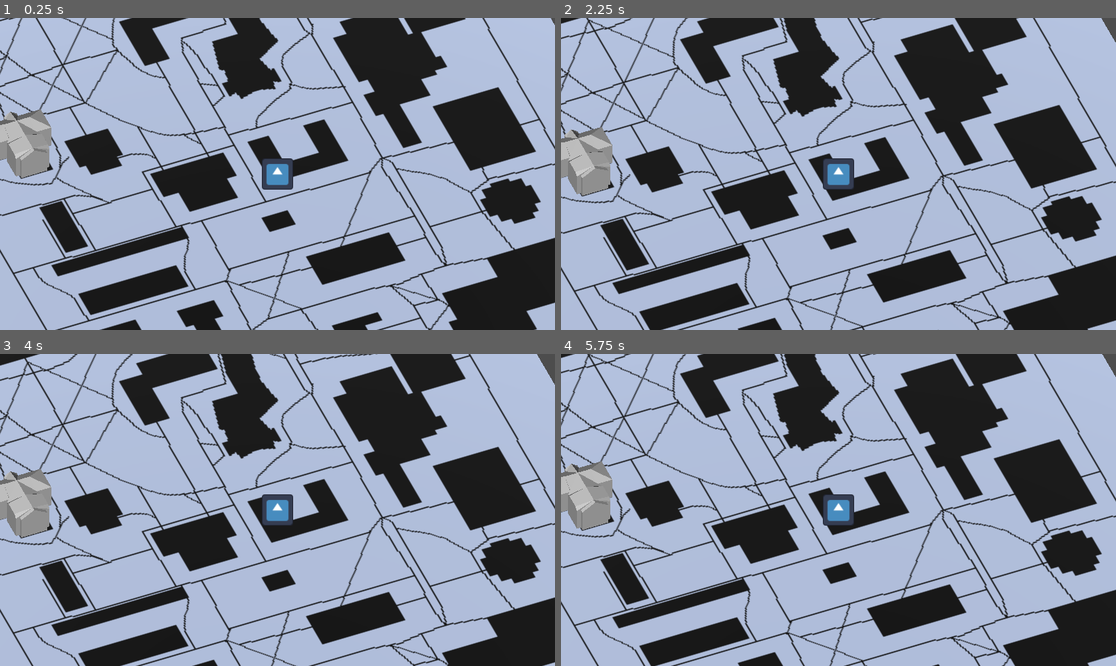
Above: before the commit, frames 1-4 (two rows, left to right).
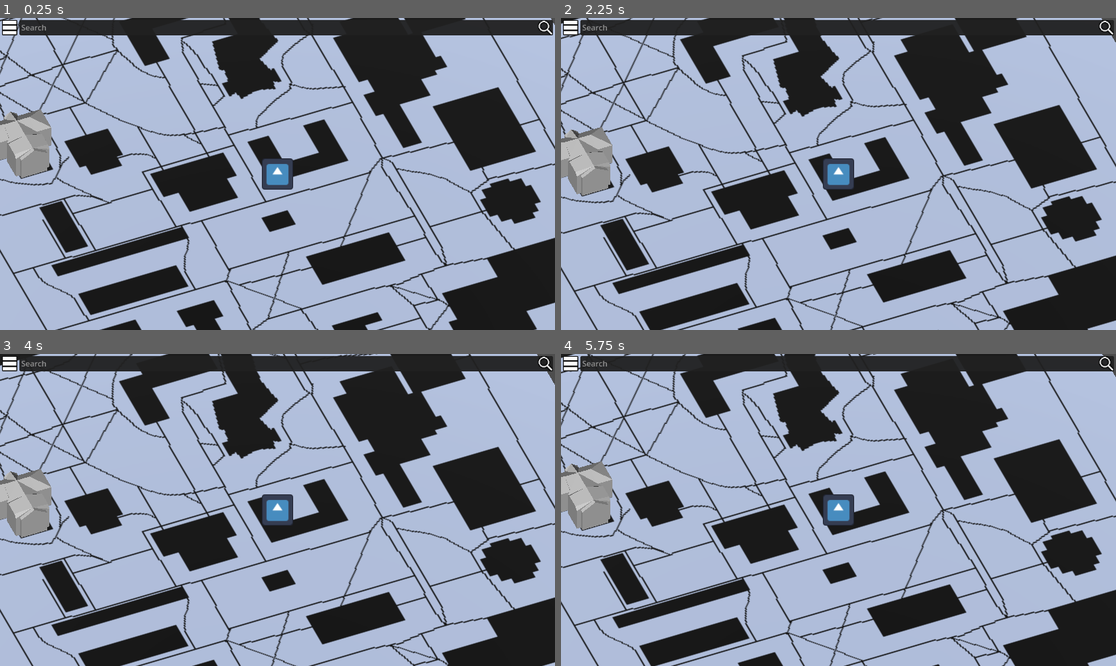
Above: after the commit, the same moments.

Repository: Sntx626/GeoBlazers
Game: Godot game, scene res://src/main_scene.tscn
Two runs of this game, one before a commit and one after it. Both use one fixed random seed, a clock stepped at 60 frames per second and the inputs below. The engine's default icon, where the game draws it, is replaced by a stand-in: a white triangle on a blue panel in a dark square.
Inputs (mouse positions are in pixels of both pictures, inside the frame that each line leads up to):
- Up to frame 1 (0.25 s): no input
- Up to frame 2 (2.25 s): click (572, 27) at 0.52 s; click (899, 320) at 1.25 s, where only the run after the commit has a clickable "Goto Building"; tap Enter at 2 s
- Up to frame 3 (4 s): tap Space at 3.5 s
- Up to frame 4 (5.75 s): tap Enter at 5 s

The runs differ from the first frame. In frame 1, 3.4% of the frame differs, in the area x 0-100%, y 0-6%; in frame 2, 3.3%; in frame 3, 3.3%; in frame 4, 3.2%.

Commit message:
feat: implemented minimal ui+functionality get info on buildings

Diff:
--- /dev/null
+++ b/src/main-theme.tres
@@ -0,0 +1,24 @@
+[gd_resource type="Theme" load_steps=2 format=3 uid="uid://day5axyn1f4yd"]
+
+[ext_resource type="StyleBox" uid="uid://bc36poranoh25" path="res://src/style_box.tres" id="1_rs7h7"]
+
+[resource]
+BoxContainer/constants/separation = 4
+Button/styles/disabled = ExtResource("1_rs7h7")
+Button/styles/focus = ExtResource("1_rs7h7")
+Button/styles/hover = ExtResource("1_rs7h7")
+Button/styles/normal = ExtResource("1_rs7h7")
+Button/styles/pressed = ExtResource("1_rs7h7")
+ItemList/styles/panel = ExtResource("1_rs7h7")
+LineEdit/styles/focus = ExtResource("1_rs7h7")
+LineEdit/styles/normal = ExtResource("1_rs7h7")
+LineEdit/styles/read_only = ExtResource("1_rs7h7")
+MarginContainer/constants/margin_bottom = 4
+MarginContainer/constants/margin_left = 4
+MarginContainer/constants/margin_right = 4
+MarginContainer/constants/margin_top = 4
+Panel/styles/panel = ExtResource("1_rs7h7")
+SplitContainer/constants/separation = 4
+TextEdit/styles/focus = ExtResource("1_rs7h7")
+TextEdit/styles/normal = ExtResource("1_rs7h7")
+TextEdit/styles/read_only = ExtResource("1_rs7h7")
--- a/src/main_scene.tscn
+++ b/src/main_scene.tscn
@@ -1,10 +1,13 @@
-[gd_scene load_steps=4 format=3 uid="uid://dionaam27v0vs"]
+[gd_scene load_steps=5 format=3 uid="uid://dionaam27v0vs"]
 
 [ext_resource type="PackedScene" uid="uid://jq8ltljr8q36" path="res://src/floor.tscn" id="1_ap5x5"]
+[ext_resource type="PackedScene" uid="uid://bfiwsch5it64j" path="res://src/ui.tscn" id="1_wbppl"]
 [ext_resource type="PackedScene" uid="uid://dgdrfnfjognx2" path="res://src/character.tscn" id="2_ed0ef"]
 [ext_resource type="PackedScene" uid="uid://dnklkxibjwi2r" path="res://rsc/buildings/carnegie-hall/carnegie_hall_wip.tscn" id="3_086eh"]
 
 [node name="main" type="Node3D"]
+
+[node name="ui" parent="." instance=ExtResource("1_wbppl")]
 
 [node name="character" parent="." instance=ExtResource("2_ed0ef")]
 
--- /dev/null
+++ b/src/style_box.tres
@@ -0,0 +1,8 @@
+[gd_resource type="StyleBoxFlat" format=3 uid="uid://bc36poranoh25"]
+
+[resource]
+bg_color = Color(0.12549, 0.12549, 0.12549, 0.94902)
+corner_radius_top_left = 4
+corner_radius_top_right = 4
+corner_radius_bottom_right = 4
+corner_radius_bottom_left = 4
--- /dev/null
+++ b/src/ui.tscn
@@ -0,0 +1,178 @@
+[gd_scene load_steps=5 format=3 uid="uid://bfiwsch5it64j"]
+
+[ext_resource type="Texture2D" uid="uid://bja07ong1d1cx" path="res://rsc/icons/burger-menu-button/burger.png" id="1_xyv6u"]
+[ext_resource type="Texture2D" uid="uid://djadio40kkla0" path="res://rsc/icons/search-magnif/search-magnif.png" id="2_r02qv"]
+[ext_resource type="Theme" uid="uid://day5axyn1f4yd" path="res://src/main-theme.tres" id="3_xwq30"]
+
+[sub_resource type="GDScript" id="GDScript_4shl6"]
+script/source = "extends MarginContainer
+
+var buildings_json = {
+	\"Dennis House\": \"Lorem\",
+	\"KCIC\": \"Learn'n stuff\",
+	\"BAC\": \"This is the Lib\"
+}
+
+class Building:
+	var name:String
+	var desc:String
+
+	func _init(pname:String, pdesc:String):
+		name = pname
+		desc = pdesc
+
+var buildings = []
+var selected_building = 0
+
+# Called when the node enters the scene tree for the first time.
+func _ready():
+	# build building list from json
+	for building in buildings_json.keys():
+		buildings.append(Building.new(building, buildings_json[building]))
+
+	# add buildings to poi-list in the menu
+	for building in buildings:
+		$\"main-ui/info-view/poi-list-panel/MarginContainer/poi-list\".add_item(building.name)
+
+	# select first building
+	update_building_selection(0)
+
+func update_building_selection(index: int):
+	selected_building = index
+	$\"main-ui/info-view/poi-info-panel/MarginContainer/VBoxContainer/poi-label\".clear()
+	$\"main-ui/info-view/poi-info-panel/MarginContainer/VBoxContainer/poi-label\".add_text(buildings[index].desc)
+
+func find_building(name: String) -> int:
+	for i in range(len(buildings)):
+		if buildings[i].name.contains(name):
+			return i
+	return -1
+
+func goto_building():
+	print(selected_building)
+
+	# reset ui state
+	$\"main-ui/top-bar/search-bar\".clear()
+	$\"main-ui/info-view\".visible = false
+
+func _on_menubutton_pressed():
+	var info_view = $\"main-ui/info-view\"
+	info_view.visible = !info_view.visible
+
+func _on_poilist_item_selected(index):
+	update_building_selection(index)
+
+func _on_searchbar_text_changed(new_text):
+	var building_id = find_building(new_text)
+	if building_id != -1:
+		update_building_selection(building_id)
+
+func _on_searchbar_text_submitted(new_text):
+	var building_id = find_building(new_text)
+	if building_id != -1:
+		selected_building = building_id
+		goto_building()
+
+func _on_gotopoibutton_pressed():
+	goto_building()
+"
+
+[node name="ui" type="MarginContainer"]
+anchors_preset = 15
+anchor_right = 1.0
+anchor_bottom = 1.0
+grow_horizontal = 2
+grow_vertical = 2
+theme = ExtResource("3_xwq30")
+script = SubResource("GDScript_4shl6")
+
+[node name="main-ui" type="VBoxContainer" parent="."]
+layout_mode = 2
+theme = ExtResource("3_xwq30")
+
+[node name="top-bar" type="HBoxContainer" parent="main-ui"]
+layout_mode = 2
+size_flags_vertical = 0
+theme = ExtResource("3_xwq30")
+
+[node name="menu-button" type="Button" parent="main-ui/top-bar"]
+layout_mode = 2
+theme = ExtResource("3_xwq30")
+icon = ExtResource("1_xyv6u")
+
+[node name="search-bar" type="LineEdit" parent="main-ui/top-bar"]
+layout_mode = 2
+size_flags_horizontal = 3
+theme = ExtResource("3_xwq30")
+placeholder_text = " Search"
+right_icon = ExtResource("2_r02qv")
+
+[node name="info-view" type="HSplitContainer" parent="main-ui"]
+visible = false
+layout_mode = 2
+size_flags_vertical = 3
+theme = ExtResource("3_xwq30")
+split_offset = 256
+
+[node name="poi-list-panel" type="Panel" parent="main-ui/info-view"]
+layout_mode = 2
+
+[node name="MarginContainer" type="MarginContainer" parent="main-ui/info-view/poi-list-panel"]
+layout_mode = 1
+anchors_preset = 15
+anchor_right = 1.0
+anchor_bottom = 1.0
+grow_horizontal = 2
+grow_vertical = 2
+
+[node name="poi-list" type="ItemList" parent="main-ui/info-view/poi-list-panel/MarginContainer"]
+layout_mode = 2
+theme = ExtResource("3_xwq30")
+
+[node name="poi-info-panel" type="Panel" parent="main-ui/info-view"]
+layout_mode = 2
+size_flags_horizontal = 3
+theme = ExtResource("3_xwq30")
+
+[node name="MarginContainer" type="MarginContainer" parent="main-ui/info-view/poi-info-panel"]
+layout_mode = 1
+anchors_preset = 15
+anchor_right = 1.0
+anchor_bottom = 1.0
+grow_horizontal = 2
+grow_vertical = 2
+theme = ExtResource("3_xwq30")
+
+[node name="VBoxContainer" type="VBoxContainer" parent="main-ui/info-view/poi-info-panel/MarginContainer"]
+layout_mode = 2
+theme = ExtResource("3_xwq30")
+
+[node name="poi-label" type="RichTextLabel" parent="main-ui/info-view/poi-info-panel/MarginContainer/VBoxContainer"]
+layout_mode = 2
+size_flags_vertical = 3
+theme = ExtResource("3_xwq30")
+text = "Lorem Ipsum
+\"Neque porro quisquam est qui dolorem ipsum quia dolor sit amet, consectetur, adipisci velit...\"
+\"There is no one who loves pain itself, who seeks after it and wants to have it, simply because it is pain...\"
+
+Lorem ipsum dolor sit amet, consectetur adipiscing elit. Donec nulla enim, cursus eget nunc vel, auctor blandit lectus. Suspendisse feugiat elit ac mauris dictum finibus ut id neque. Integer vestibulum gravida metus et convallis. Duis molestie aliquam lectus id interdum. In eleifend risus ipsum, non faucibus mi ultricies ut. Suspendisse in orci vel augue congue fringilla. Cras vel tempor sapien, eget sagittis justo. Cras posuere erat non mattis imperdiet. Vestibulum lobortis vitae lacus quis porta. Nam ultrices metus sit amet ex ultricies, ac vestibulum magna commodo.
+
+Maecenas tempor dui id mi rhoncus molestie. Curabitur id fringilla dui. Fusce nunc nulla, maximus sed semper at, efficitur id lectus. Mauris quis vehicula ipsum, eget elementum massa. Ut at sodales orci. Aliquam ullamcorper arcu mauris, quis tincidunt libero congue in. Suspendisse ut enim vel sem malesuada dignissim.
+
+Quisque molestie ornare est ut facilisis. Quisque convallis dictum porttitor. Integer a bibendum mauris, non molestie libero. Donec a orci nunc. Proin arcu elit, tristique vel ligula et, commodo sodales enim. Donec lacinia urna vel velit molestie blandit. Fusce enim odio, tincidunt ut orci vitae, interdum pharetra eros.
+
+Nulla blandit mi vitae fringilla accumsan. In pulvinar tincidunt tellus, non dapibus sem mattis vel. Suspendisse sed pellentesque dui. Vivamus gravida eget velit dapibus pretium. Nam eleifend nibh et euismod tincidunt. Aenean aliquam sapien id augue viverra, eu vehicula massa fringilla. Vestibulum leo ligula, imperdiet ut ipsum eu, blandit semper massa. Phasellus convallis est eget elementum vulputate. Maecenas et erat ac odio feugiat eleifend at eu lectus. Aliquam quis nibh quis arcu convallis iaculis a vel erat. Donec erat augue, ultricies fermentum est in, finibus hendrerit neque. Suspendisse laoreet dolor sed dui molestie varius. Sed ullamcorper velit vitae orci porttitor, eget ultricies enim pharetra. Donec eu fermentum velit. Aliquam accumsan nisl dignissim, lacinia tellus vitae, semper neque. Etiam ante lectus, facilisis vitae dui et, fringilla venenatis mauris.
+
+Cras sollicitudin dolor eu nibh venenatis, et placerat lacus congue. Sed nibh eros, commodo eu varius in, euismod tempor lectus. Proin vulputate eu nibh vel sollicitudin. Nam massa massa, sagittis aliquet eleifend vitae, ultricies non velit. Mauris tempus porttitor magna, et viverra purus dictum vel. Proin ornare massa cursus tellus pharetra, nec blandit risus viverra. Quisque sed lacinia leo. Vestibulum at tortor non risus egestas tincidunt. "
+
+[node name="goto-poi-button" type="Button" parent="main-ui/info-view/poi-info-panel/MarginContainer/VBoxContainer"]
+layout_mode = 2
+size_flags_horizontal = 4
+theme = ExtResource("3_xwq30")
+text = "Goto Building"
+
+[connection signal="pressed" from="main-ui/top-bar/menu-button" to="." method="_on_menubutton_pressed"]
+[connection signal="text_changed" from="main-ui/top-bar/search-bar" to="." method="_on_searchbar_text_changed"]
+[connection signal="text_submitted" from="main-ui/top-bar/search-bar" to="." method="_on_searchbar_text_submitted"]
+[connection signal="item_selected" from="main-ui/info-view/poi-list-panel/MarginContainer/poi-list" to="." method="_on_poilist_item_selected"]
+[connection signal="pressed" from="main-ui/info-view/poi-info-panel/MarginContainer/VBoxContainer/goto-poi-button" to="." method="_on_gotopoibutton_pressed"]
Binary file added: rsc/icons/burger-menu-button/burger.aseprite
Binary file added: rsc/icons/burger-menu-button/burger.png
Not shown, added: rsc/icons/burger-menu-button/burger.png.import
Binary file added: rsc/icons/search-magnif/search-magnif.aseprite
Binary file added: rsc/icons/search-magnif/search-magnif.png
Not shown, added: rsc/icons/search-magnif/search-magnif.png.import
